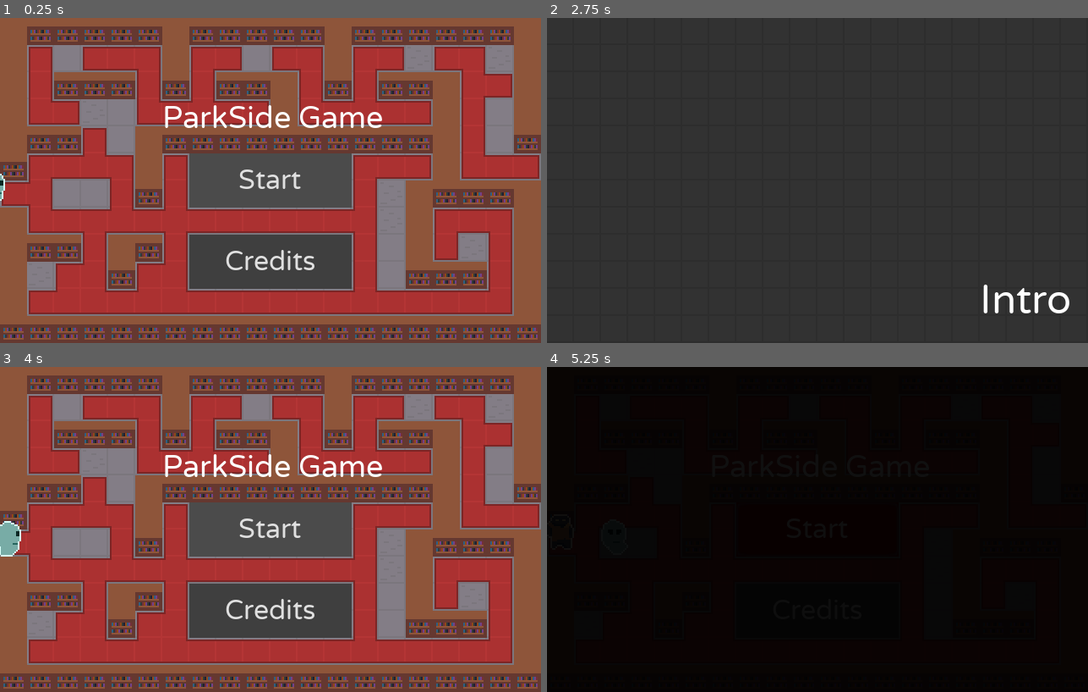
Above: before the commit, frames 1-4 (two rows, left to right).
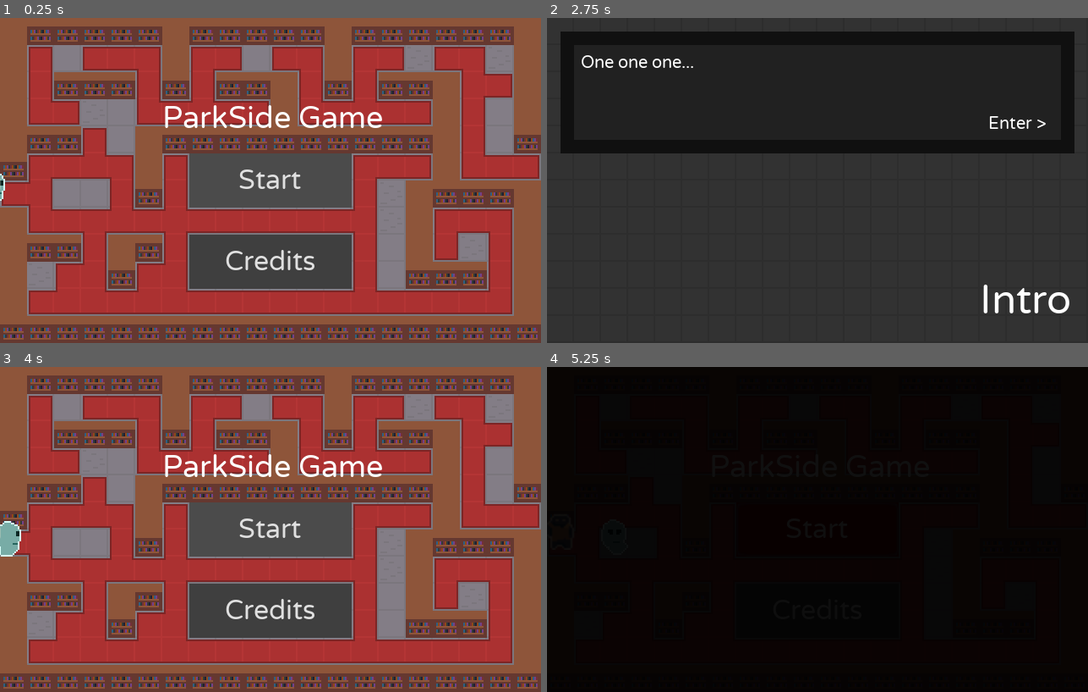
Above: after the commit, the same moments.

Repository: strawstack/ParkSideGame
Game: Godot game, scene res://levels/main.tscn
Same seed, same stepped clock (60 frames per second), same inputs: the game is played once before the commit and once after it.
Inputs:
- Up to frame 1 (0.25 s): no input
- Up to frame 2 (2.75 s): click "Credits" at 0.5 s; click "Start" at 1.25 s; tap Enter (ui_accept) at 2, 2.1, 2.27, 2.57 s; hold Right (right) from 2.03 s (still down)
- Up to frame 3 (4 s): release Right (right) at 2.78 s; hold Down (down) 2.78-3.53 s; tap 2 (next_scene) at 2.85 s; tap Enter (ui_accept) at 3.02, 3.05, 3.32, 3.5, 3.8 s; hold Right (right) from 3.53 s (still down); tap 1 (prev_scene) at 3.6 s
- Up to frame 4 (5.25 s): release Right (right) at 4.25 s; click "Start" at 4.25 s; hold Up (up) from 5.03 s (still down); tap Enter (ui_accept) at 5.1 s

The runs differ from the first frame. In frame 1, less than 0.1% of the frame differs, in the area x 0-1%, y 49-53%; in frame 2, 9.8%, in the area x 2-98%, y 4-42%; in frame 3, less than 0.1%; in frame 4, less than 0.1%.
Error before the commit: Invalid operands 'Nil' and 'int' in operator '+'. (res://levels/TextBox.gd:32)
Error after the commit: Invalid operands 'Nil' and 'int' in operator '+'. (res://script/TextBox.gd:31)

Commit message:
Finish dialogue system for intro scene. Allows multiple speakers. Advances to next scene on enter after last speaker

Diff:
--- a/helperScenes/Black.tscn
+++ b/helperScenes/Black.tscn
@@ -1,6 +1,7 @@
 [gd_scene load_steps=3 format=2]
 
-[ext_resource path="res://tile.png" type="Texture" id=1]
+[ext_resource path="res://art/tile.png" type="Texture" id=1]
+
 
 [sub_resource type="TileSet" id=7]
 0/name = "tile.png 0"
--- a/helperScenes/Bookshelves.tscn
+++ b/helperScenes/Bookshelves.tscn
@@ -1,6 +1,7 @@
 [gd_scene load_steps=3 format=2]
 
-[ext_resource path="res://books_auto_tile.png" type="Texture" id=1]
+[ext_resource path="res://art/books_auto_tile.png" type="Texture" id=1]
+
 
 [sub_resource type="TileSet" id=3]
 0/name = "books_auto_tile.png 0"
--- a/helperScenes/Carpet.tscn
+++ b/helperScenes/Carpet.tscn
@@ -1,6 +1,7 @@
 [gd_scene load_steps=3 format=2]
 
-[ext_resource path="res://carpet_auto_tile.png" type="Texture" id=1]
+[ext_resource path="res://art/carpet_auto_tile.png" type="Texture" id=1]
+
 
 [sub_resource type="TileSet" id=2]
 0/name = "carpet_auto_tile.png 0"
--- a/helperScenes/Overpass.tscn
+++ b/helperScenes/Overpass.tscn
@@ -1,7 +1,8 @@
 [gd_scene load_steps=4 format=2]
 
-[ext_resource path="res://overpass_vertical.png" type="Texture" id=1]
-[ext_resource path="res://overpass_horizontal.png" type="Texture" id=2]
+[ext_resource path="res://art/overpass_vertical.png" type="Texture" id=1]
+[ext_resource path="res://art/overpass_horizontal.png" type="Texture" id=2]
+
 
 [sub_resource type="TileSet" id=8]
 0/name = "overpass_horizontal.png 0"
--- a/helperScenes/StoneTilemap.tscn
+++ b/helperScenes/StoneTilemap.tscn
@@ -1,7 +1,8 @@
 [gd_scene load_steps=4 format=2]
 
-[ext_resource path="res://stone_rough.png" type="Texture" id=1]
-[ext_resource path="res://stone_grid.png" type="Texture" id=2]
+[ext_resource path="res://art/stone_rough.png" type="Texture" id=1]
+[ext_resource path="res://art/stone_grid.png" type="Texture" id=2]
+
 
 [sub_resource type="TileSet" id=2]
 0/name = "stone_grid.png 0"
--- a/player.tscn
+++ b/helperScenes/player.tscn
@@ -1,8 +1,8 @@
 [gd_scene load_steps=14 format=2]
 
 [ext_resource path="res://player_anim/player2.png" type="Texture" id=1]
-[ext_resource path="res://movement.gd" type="Script" id=2]
-[ext_resource path="res://light.png" type="Texture" id=3]
+[ext_resource path="res://script/movement.gd" type="Script" id=2]
+[ext_resource path="res://art/light.png" type="Texture" id=3]
 [ext_resource path="res://player_anim/player1.png" type="Texture" id=4]
 [ext_resource path="res://player_anim/player8.png" type="Texture" id=5]
 [ext_resource path="res://player_anim/player7.png" type="Texture" id=6]
@@ -11,6 +11,8 @@
 [ext_resource path="res://player_anim/player3.png" type="Texture" id=9]
 [ext_resource path="res://player_anim/player10.png" type="Texture" id=10]
 [ext_resource path="res://player_anim/player9.png" type="Texture" id=11]
+
+
 
 [sub_resource type="CircleShape2D" id=1]
 radius = 7.11073
--- a/levels/credits.tscn
+++ b/levels/credits.tscn
@@ -1,7 +1,8 @@
 [gd_scene load_steps=5 format=2]
 
-[ext_resource path="res://back.gd" type="Script" id=1]
+[ext_resource path="res://script/back.gd" type="Script" id=1]
 [ext_resource path="res://VarelaRound-Regular.ttf" type="DynamicFontData" id=2]
+
 
 [sub_resource type="DynamicFont" id=1]
 font_data = ExtResource( 2 )
--- /dev/null
+++ b/levels/intro.gd
@@ -0,0 +1,37 @@
+extends Node
+
+var textIndex = 0
+var textList = [
+	[
+		"One one one...",
+		"Two two two...",
+		"Three Three Three...",
+		"Four Four."
+	],
+	[
+		"anotehr..",
+		"character...",
+		"speaks."
+	]
+]
+
+var gc
+func _ready():
+	gc = get_tree().get_root().get_node("main")
+	gc.connect("fade_to_white_complete", self, "_fade_to_white_complete")
+
+func _process(delta):
+	pass
+
+func nextSpeaker():
+	$TextBox.showText(textList[textIndex])
+
+func _fade_to_white_complete():
+	nextSpeaker()
+
+func _on_TextBox_text_complete():
+	textIndex += 1
+	if textIndex < textList.size():
+		nextSpeaker()
+	else:
+		gc.changeScene("res://levels/one.tscn")
--- a/levels/intro.tscn
+++ b/levels/intro.tscn
@@ -1,10 +1,11 @@
-[gd_scene load_steps=8 format=2]
+[gd_scene load_steps=9 format=2]
 
 [ext_resource path="res://VarelaRound-Regular.ttf" type="DynamicFontData" id=1]
-[ext_resource path="res://levels/TextBox.gd" type="Script" id=2]
-[ext_resource path="res://tile.png" type="Texture" id=6]
+[ext_resource path="res://script/TextBox.gd" type="Script" id=2]
+[ext_resource path="res://levels/intro.gd" type="Script" id=3]
+[ext_resource path="res://art/tile.png" type="Texture" id=6]
 
-[sub_resource type="TileSet" id=2]
+[sub_resource type="TileSet" id=1]
 0/name = "tile.png 0"
 0/texture = ExtResource( 6 )
 0/tex_offset = Vector2( 0, 0 )
@@ -20,23 +21,24 @@
 0/shapes = [  ]
 0/z_index = 0
 
+[sub_resource type="DynamicFont" id=2]
+size = 10
+font_data = ExtResource( 1 )
+
 [sub_resource type="DynamicFont" id=3]
 size = 10
 font_data = ExtResource( 1 )
 
 [sub_resource type="DynamicFont" id=4]
-size = 10
-font_data = ExtResource( 1 )
-
-[sub_resource type="DynamicFont" id=1]
 size = 24
 font_data = ExtResource( 1 )
 
 [node name="intro" type="Node"]
+script = ExtResource( 3 )
 
 [node name="Black" type="TileMap" parent="."]
 modulate = Color( 0.2, 0.2, 0.2, 1 )
-tile_set = SubResource( 2 )
+tile_set = SubResource( 1 )
 cell_size = Vector2( 16, 16 )
 format = 1
 tile_data = PoolIntArray( 0, 0, 0, 1, 0, 0, 2, 0, 0, 3, 0, 0, 4, 0, 0, 5, 0, 0, 6, 0, 0, 7, 0, 0, 8, 0, 0, 9, 0, 0, 10, …(3157 unchanged characters)…
@@ -99,9 +101,10 @@
 margin_top = 152.0
 margin_right = 311.0
 margin_bottom = 182.0
-custom_fonts/font = SubResource( 1 )
+custom_fonts/font = SubResource( 4 )
 text = "Intro"
 __meta__ = {
 "_edit_use_anchors_": false
 }
+[connection signal="text_complete" from="TextBox" to="." method="_on_TextBox_text_complete"]
 [connection signal="timeout" from="TextBox/CharacterTimer" to="TextBox" method="_on_CharacterTimer_timeout"]
--- a/levels/main.tscn
+++ b/levels/main.tscn
@@ -1,6 +1,6 @@
 [gd_scene load_steps=11 format=2]
 
-[ext_resource path="res://gc.gd" type="Script" id=1]
+[ext_resource path="res://script/gc.gd" type="Script" id=1]
 [ext_resource path="res://VarelaRound-Regular.ttf" type="DynamicFontData" id=2]
 [ext_resource path="res://bensound-relaxing.ogg" type="AudioStream" id=3]
 
--- a/levels/mainMenu.tscn
+++ b/levels/mainMenu.tscn
@@ -1,23 +1,26 @@
 [gd_scene load_steps=31 format=2]
 
 [ext_resource path="res://VarelaRound-Regular.ttf" type="DynamicFontData" id=1]
-[ext_resource path="res://books_auto_tile.png" type="Texture" id=2]
-[ext_resource path="res://mainMenu.gd" type="Script" id=3]
-[ext_resource path="res://prims.gd" type="Script" id=4]
-[ext_resource path="res://carpet_auto_tile.png" type="Texture" id=5]
-[ext_resource path="res://stone_grid.png" type="Texture" id=6]
-[ext_resource path="res://stone_rough.png" type="Texture" id=7]
-[ext_resource path="res://player.tscn" type="PackedScene" id=8]
+[ext_resource path="res://art/books_auto_tile.png" type="Texture" id=2]
+[ext_resource path="res://script/mainMenu.gd" type="Script" id=3]
+[ext_resource path="res://script/prims.gd" type="Script" id=4]
+[ext_resource path="res://art/carpet_auto_tile.png" type="Texture" id=5]
+[ext_resource path="res://art/stone_grid.png" type="Texture" id=6]
+[ext_resource path="res://art/stone_rough.png" type="Texture" id=7]
+[ext_resource path="res://helperScenes/player.tscn" type="PackedScene" id=8]
 [ext_resource path="res://ghost_anim/ghost3.png" type="Texture" id=9]
 [ext_resource path="res://ghost_anim/ghost2.png" type="Texture" id=10]
 [ext_resource path="res://ghost_anim/ghost1.png" type="Texture" id=11]
-[ext_resource path="res://movement.gd" type="Script" id=12]
+[ext_resource path="res://script/movement.gd" type="Script" id=12]
 [ext_resource path="res://ghost_anim/ghost5.png" type="Texture" id=13]
 [ext_resource path="res://ghost_anim/ghost10.png" type="Texture" id=14]
 [ext_resource path="res://ghost_anim/ghost6.png" type="Texture" id=15]
 [ext_resource path="res://ghost_anim/ghost4.png" type="Texture" id=16]
-[ext_resource path="res://light.png" type="Texture" id=17]
+[ext_resource path="res://art/light.png" type="Texture" id=17]
 [ext_resource path="res://ghost_anim/ghost9.png" type="Texture" id=18]
+
+
+
 
 [sub_resource type="TileSet" id=1]
 0/name = "stone_grid.png 0"
--- a/project.godot
+++ b/project.godot
@@ -17,7 +17,7 @@
 
 config/name="Parkside"
 run/main_scene="res://levels/main.tscn"
-config/icon="res://icon.png"
+config/icon="res://art/icon.png"
 
 [display]
 
--- a/levels/TextBox.gd
+++ b/script/TextBox.gd
@@ -16,7 +16,6 @@
 	visible = false
 	isAnimating = false
 
-
 func showText(_textList):
 	if isAnimating == false:
 		textList = _textList
@@ -31,6 +30,7 @@
 func nextSentance():
 	textListIndex += 1
 	if textListIndex >= textList.size():
+		visible = false
 		emit_signal("text_complete")
 	else:
 		$Label.set_text(textList[textListIndex])
@@ -44,7 +44,7 @@
 		if isAnimating:
 			$CharacterTimer.stop()
 			isAnimating = false
-			charVisible = textList[textListIndex].size()
+			charVisible = textList[textListIndex].length()
 			$Label.set_visible_characters(charVisible)
 			promtNext()
 		else:
@@ -55,7 +55,7 @@
 # Show 'Enter >' or 'Enter.' prompt
 func promtNext():
 	$nextLabel.visible = true
-	if textListIndex == textList.size() - 2:
+	if textListIndex == textList.size() - 1:
 		$nextLabel.set_text("Enter.")
 	else:
 		$nextLabel.set_text("Enter >")
@@ -63,7 +63,7 @@
 func _on_CharacterTimer_timeout():
 	charVisible += 1
 	$Label.set_visible_characters(charVisible)
-	if charVisible == textList[textListIndex].size():
+	if charVisible == textList[textListIndex].length():
 		$CharacterTimer.stop()
 		isAnimating = false
 		promtNext()
--- a/gc.gd
+++ b/script/gc.gd
@@ -16,6 +16,8 @@
 	"res://levels/pool.tscn",
 	"res://levels/boss.tscn"
 ]
+
+signal fade_to_white_complete
 
 func _ready():
 	# Navigate to the main menu on initial load of game
@@ -46,7 +48,6 @@
 
 func getWallTileMap():
 	return $wall
-
 
 func _on_Area2D_body_entered(body):
 	setPlayerTask(1, "Exit the room")
@@ -80,6 +81,8 @@
 	if anim_name == "FadeToBlack":
 		swapScenes()
 		$AnimationPlayer.play("FadeToWhite")
+	elif anim_name == "FadeToWhite":
+		emit_signal("fade_to_white_complete")
 
 func showCanvasLayer(isShown):
 	for child in $CanvasLayer.get_children():
--- a/textBox.gd
+++ /dev/null
@@ -1,26 +0,0 @@
-extends Node
-
-var text = "Hey, thanks for taking my call. The house is full of ghosts. Can you get rid of them?"
-var visibleChar = 0
-var active = false
-
-func _ready():
-	pass
-
-func _process(delta):
-	if Input.is_action_just_pressed("ui_accept") and not active:
-		active = true
-		showText(text)
-
-func showText(text):
-	visibleChar = 0
-	$CanvasLayer/Label.set_visible_characters(visibleChar)
-	$CanvasLayer/Label.set_text(text)
-	$CanvasLayer/Timer.start()
-
-func _on_Timer_timeout():
-	visibleChar += 1
-	$CanvasLayer/Label.set_visible_characters(visibleChar)
-	if visibleChar == text.length():
-		$CanvasLayer/Timer.stop()
-		active = false
--- a/textBox.tscn
+++ /dev/null
@@ -1,39 +0,0 @@
-[gd_scene load_steps=4 format=2]
-
-[ext_resource path="res://VarelaRound-Regular.ttf" type="DynamicFontData" id=1]
-[ext_resource path="res://textBox.gd" type="Script" id=2]
-
-[sub_resource type="DynamicFont" id=1]
-size = 12
-font_data = ExtResource( 1 )
-
-[node name="textBox" type="Node"]
-script = ExtResource( 2 )
-
-[node name="CanvasLayer" type="CanvasLayer" parent="."]
-
-[node name="ColorRect" type="ColorRect" parent="CanvasLayer"]
-margin_left = 16.0
-margin_top = 64.0
-margin_right = 304.0
-margin_bottom = 160.0
-color = Color( 0.2, 0.2, 0.2, 1 )
-__meta__ = {
-"_edit_use_anchors_": false
-}
-
-[node name="Label" type="Label" parent="CanvasLayer"]
-margin_left = 32.0
-margin_top = 80.0
-margin_right = 288.0
-margin_bottom = 146.0
-custom_fonts/font = SubResource( 1 )
-autowrap = true
-percent_visible = -0.0204082
-__meta__ = {
-"_edit_use_anchors_": false
-}
-
-[node name="Timer" type="Timer" parent="CanvasLayer"]
-wait_time = 0.03
-[connection signal="timeout" from="CanvasLayer/Timer" to="." method="_on_Timer_timeout"]
Renamed: books_auto_tile.png -> art/books_auto_tile.png
Not shown, changed: art/books_auto_tile.png.import
Renamed: bookshelves.png -> art/bookshelves.png
Not shown, changed: art/bookshelves.png.import
Renamed: bug.png -> art/bug.png
Not shown, changed: art/bug.png.import
Renamed: carpet_auto_tile.png -> art/carpet_auto_tile.png
Not shown, changed: art/carpet_auto_tile.png.import
Renamed: garden_autotile.png -> art/garden_autotile.png
Not shown, changed: art/garden_autotile.png.import
Renamed: icon.png -> art/icon.png
Not shown, changed: art/icon.png.import
(and 17 more such lines)
